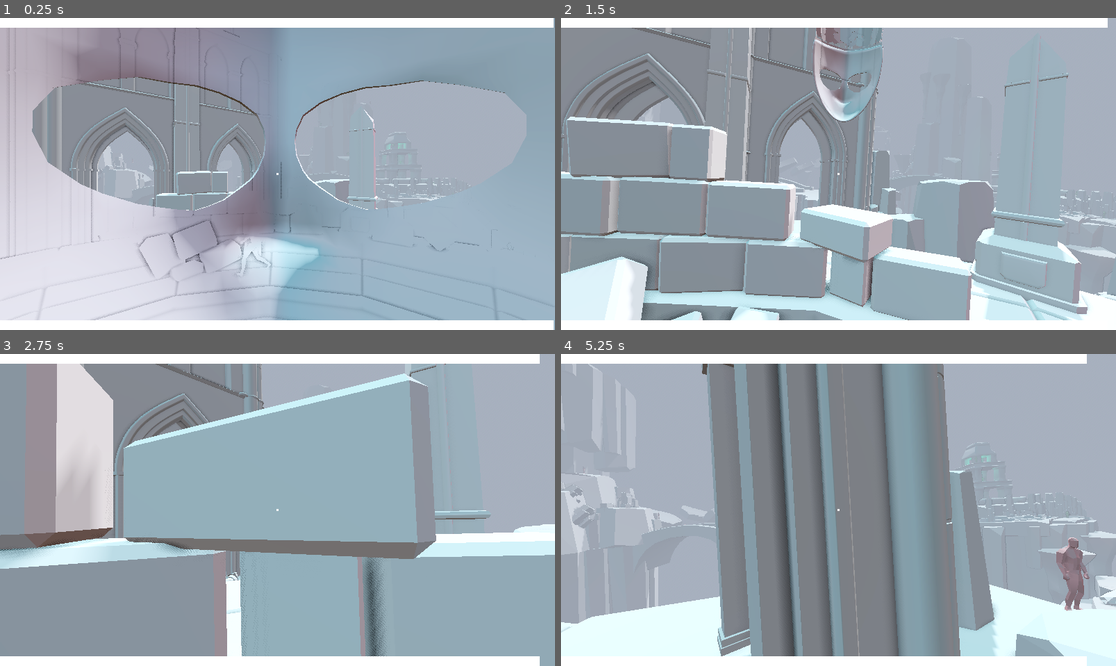
Above: before the commit, frames 1-4 (two rows, left to right).
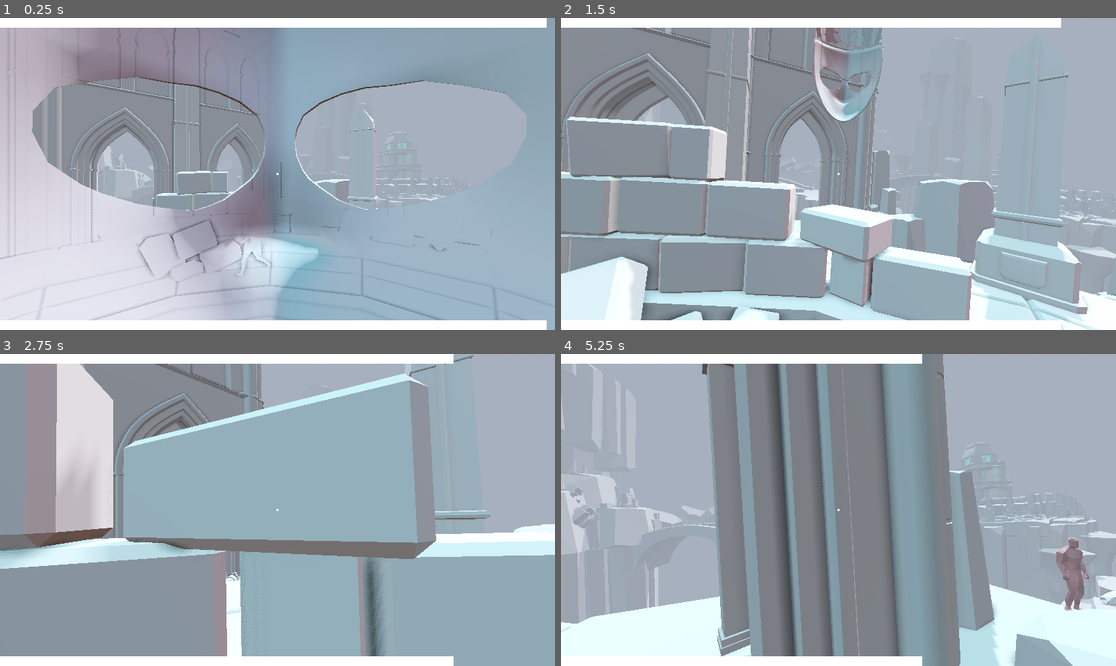
Above: after the commit, the same moments.

Repository: madmonki/GGJ2026
Game: Godot game, scene res://main.tscn
Same seed, same stepped clock (60 frames per second), same inputs: the game is played once before the commit and once after it.
Inputs (mouse positions are in pixels of both pictures, inside the frame that each line leads up to):
- Up to frame 1 (0.25 s): no input
- Up to frame 2 (1.5 s): move the mouse to (866, 174) at 0.52 s; press the mouse at (866, 174) at 0.53 s; hold W (move_forward) from 0.53 s (still down); tap Space (jump) at 0.77 s; move the mouse to (810, 174) at 1.27 s; release the mouse at (810, 174) at 1.28 s; tap Shift (sprint) at 1.35 s
- Up to frame 3 (2.75 s): keep holding W (move_forward); tap Space (jump) at 1.52 s; move the mouse to (288, 503) at 2.02 s; press the mouse at (288, 503) at 2.03 s
- Up to frame 4 (5.25 s): keep holding W (move_forward); move the mouse to (832, 516) at 2.77 s; release the mouse at (832, 516) at 2.78 s; tap Shift (sprint) at 2.85, 4.35 s; tap Space (jump) at 3.02, 3.77, 4.52 s; move the mouse to (877, 513) at 3.52 s; press the mouse at (877, 513) at 3.53 s; move the mouse to (794, 506) at 4.27 s; release the mouse at (794, 506) at 4.28 s; move the mouse to (844, 510) at 5.02 s; press the mouse at (844, 510) at 5.03 s

The runs differ from the first frame. In frame 1, less than 0.1% of the frame differs, in the area x 88-100%, y 0-100%; in frame 2, 0.3%; in frame 3, 1.0%; in frame 4, 1.8%, in the area x 25-95%, y 0-100%.

Commit message:
map again

Diff:
--- a/main.tscn
+++ b/main.tscn
@@ -448,7 +448,7 @@
 transform = Transform3D(0.033414353, -5.045427e-09, 0.03719517, -7.549789e-09, -0.049999997, 1.179941e-16, 0.03719517, -5.6163145e-09, -0.033414353, 44.34299, 0.08603525, -52.480675)
 
 [node name="Rock_Small" parent="." unique_id=426077634 instance=ExtResource("13_ycdy4")]
-transform = Transform3D(1, 0, 0, 0, 1, 0, 0, 0, 1, 30.332441, -4.5515556, -13.570662)
+transform = Transform3D(1, 0, 0, 0, 1, 0, 0, 0, 1, 28.000803, -6.598805, -13.570662)
 
 [node name="Rock_Small6" parent="." unique_id=1555162200 instance=ExtResource("13_ycdy4")]
 transform = Transform3D(1, 0, 0, 0, 1, 0, 0, 0, 1, -7.331789, -16.267975, -43.638138)
@@ -463,7 +463,7 @@
 transform = Transform3D(1, 0, 0, 0, 1, 0, 0, 0, 1, 13.467951, -18.057934, -4.8993416)
 
 [node name="Rock_Small3" parent="." unique_id=1884199463 instance=ExtResource("13_ycdy4")]
-transform = Transform3D(1, 0, 0, 0, 1, 0, 0, 0, 1, 20.609503, -7.700982, -10.9545765)
+transform = Transform3D(1, 0, 0, 0, 1, 0, 0, 0, 1, 17.729618, -2.4886827, -8.629048)
 
 [node name="Rock_Small4" parent="." unique_id=444718078 instance=ExtResource("13_ycdy4")]
 transform = Transform3D(1, 0, 0, 0, 1, 0, 0, 0, 1, 37.80519, -8.019566, -42.87731)
@@ -587,11 +587,14 @@
 [node name="Rock_Horizontal29" parent="." unique_id=253207208 instance=ExtResource("11_efxa6")]
 transform = Transform3D(0.031407055, 0.2558341, 0.46835735, 0, 0.4691677, -0.2562768, -0.5336757, 0.015055954, 0.027563043, -73.12424, 2.964117, -119.959015)
 
+[node name="Rock_Horizontal31" parent="." unique_id=606826775 instance=ExtResource("11_efxa6")]
+transform = Transform3D(0.031407055, 0.2558341, 0.46835735, 0, 0.4691677, -0.2562768, -0.5336757, 0.015055954, 0.027563043, -71.107925, 2.964117, -151.78596)
+
 [node name="Rock_Horizontal27" parent="." unique_id=1861127612 instance=ExtResource("11_efxa6")]
-transform = Transform3D(0.016040305, -0.27270442, 0.45953363, 0.027002066, 0.4595669, 0.27178162, -0.53367573, 0.015055954, 0.027563045, -54.65841, 2.964117, -109.84273)
+transform = Transform3D(0.016040305, -0.27270442, 0.45953363, 0.027002066, 0.4595669, 0.27178162, -0.53367573, 0.015055954, 0.027563045, -54.65841, 2.964117, -107.433365)
 
 [node name="Rock_Horizontal28" parent="." unique_id=1235632190 instance=ExtResource("11_efxa6")]
-transform = Transform3D(0.016040305, -0.27270442, 0.45953363, 0.027002066, 0.4595669, 0.27178162, -0.53367573, 0.015055954, 0.027563045, -54.733883, 2.964117, -143.98782)
+transform = Transform3D(0.016040305, -0.27270442, 0.45953363, 0.027002066, 0.4595669, 0.27178162, -0.53367573, 0.015055954, 0.027563045, -54.733883, 2.964117, -138.25858)
 
 [node name="Rock_Horizontal30" parent="." unique_id=419490033 instance=ExtResource("11_efxa6")]
 transform = Transform3D(-0.5046015, -0.06696555, 0.16336806, 0.033423014, 0.44948184, 0.28748047, -0.17336784, 0.28156298, -0.42007375, -50.974197, 9.69877, -182.65115)
@@ -682,3 +685,6 @@
 
 [node name="RedChar18" parent="." unique_id=1059831094 instance=ExtResource("4_1bvp3")]
 transform = Transform3D(1, 0, 0, 0, 1, 0, 0, 0, 1, 35.96043, 33.255745, -79.86931)
+
+[node name="RedChar19" parent="." unique_id=1186780301 instance=ExtResource("4_1bvp3")]
+transform = Transform3D(1, 0, 0, 0, 1, 0, 0, 0, 1, 39.35046, -9.021589, -26.08979)
--- a/player.gd
+++ b/player.gd
@@ -43,7 +43,7 @@
 @onready var anim_tree = $AnimationTree
 var model_mesh_instance: MeshInstance3D = null
 
-var doom_duration = 100
+var doom_duration = 15
 var doom_timer = 0.0
 var doom_active = false
 var is_dead = false
--- a/project.godot
+++ b/project.godot
@@ -17,6 +17,10 @@
 [autoload]
 
 GameEvents="*res://game_events.gd"
+
+[display]
+
+window/size/mode=3
 
 [editor_plugins]
 
